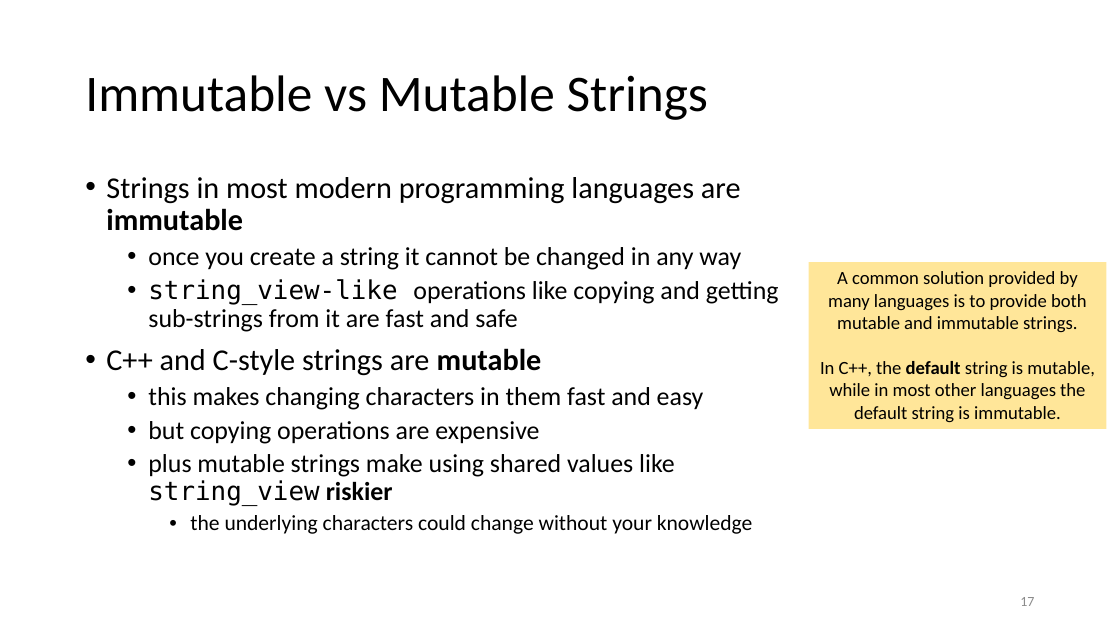
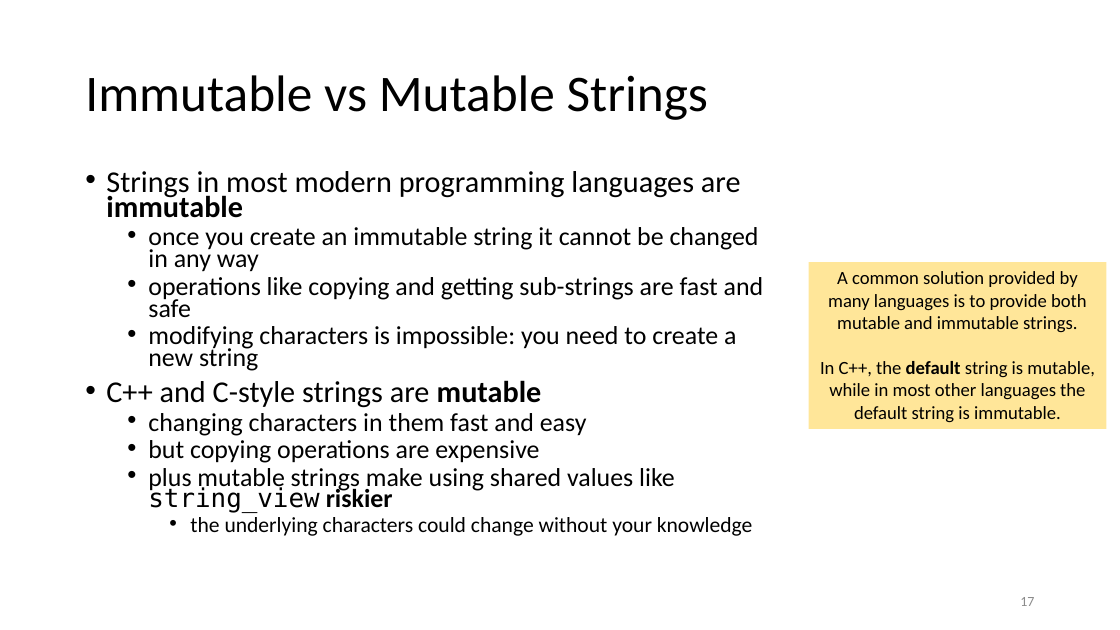
Before and after one commit to tjd1234/cmpt225fall2023, a slide deck: slide 17 of lecture_notes/week12/week12_strings.pptx. Drawn at 1120x630 pixels with LibreOffice and Linux fonts; fonts in the diff are those of the drawing. Boxes give left, top, right and bottom in pixels: in the first picture for what was removed or moved away, otherwise in the second. Text is boxed around its words. In the diff, an @@ line names an element or a change of style, - is before the commit and + after.

```diff
--- a/lecture_notes/week12/week12_strings.pptx
+++ b/lecture_notes/week12/week12_strings.pptx
@@ text at box(106, 171, 753, 536): line spacing 0.9 to 0.7 @@
@@ text at box(148, 227, 764, 371): text changed @@
-  • once you create a string it cannot be changed in any way
-  • string_view-like operations like copying and getting sub-strings from it are fast and safe
+  • once you create an immutable string it cannot be changed in any way
+  • operations like copying and getting sub-strings are fast and safe
+  • modifying characters is impossible: you need to create a new string
@@ text at box(148, 413, 587, 436): text changed @@
-  • this makes changing characters in them fast and easy
+  • changing characters in them fast and easy
```
Also in this commit, not shown: 16 other slides changed, 3 other files.
